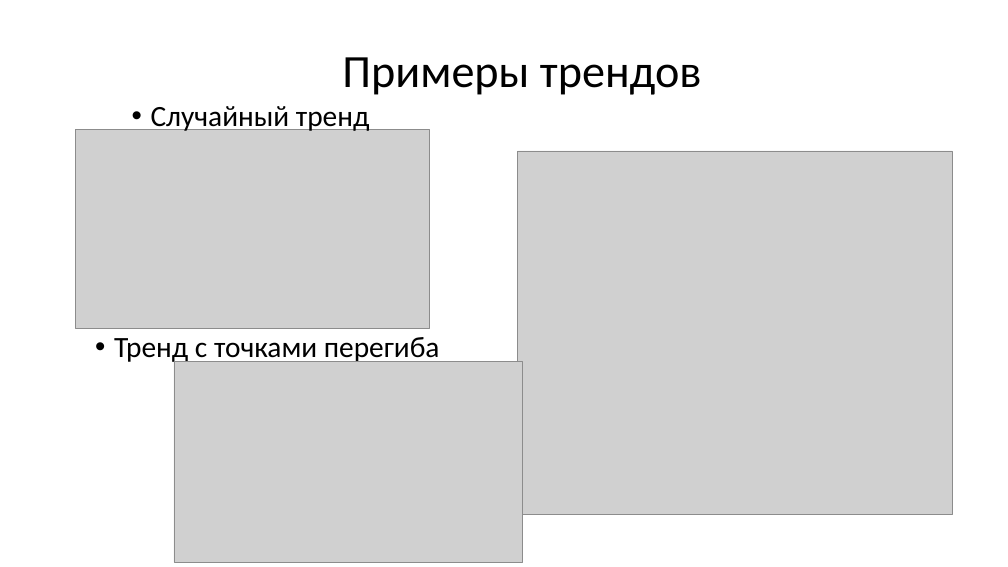
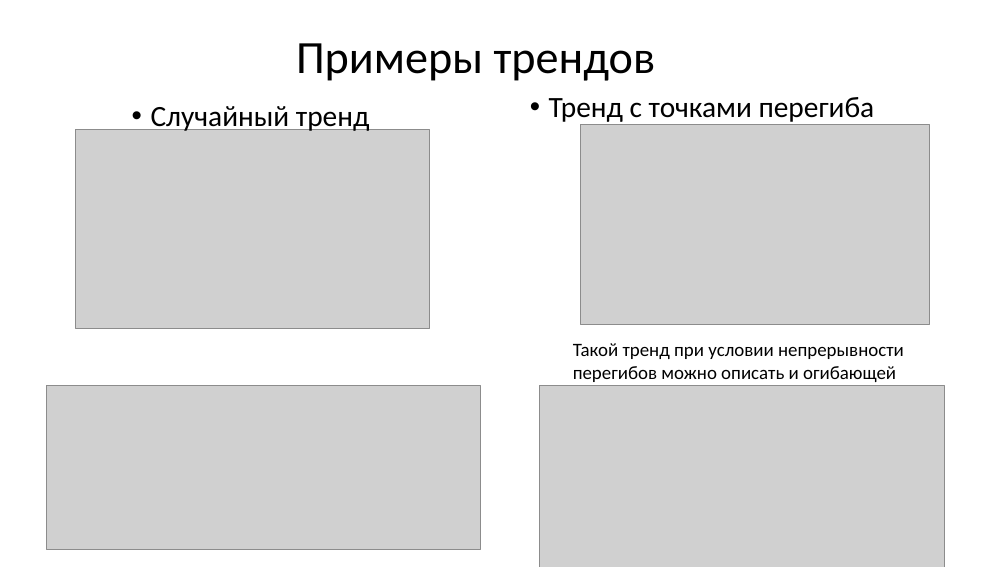
Before and after one commit to MVRonkin/TimeSeriesCourse, a slide deck: slide 13 of 2024/Lec/Юнит 2 - модели временных рядов.pptx. Drawn at 1008x567 pixels with LibreOffice and Linux fonts; fonts in the diff are those of the drawing; grey boxes stand for pictures. Boxes give left, top, right and bottom in pixels: in the first picture for what was removed or moved away, otherwise in the second. Text is boxed around its words. In the diff, an @@ line names an element or a change of style, - is before the commit and + after.

```diff
--- a/2024/Lec/Юнит 2 - модели временных рядов.pptx
+++ b/2024/Lec/Юнит 2 - модели временных рядов.pptx
@@ title "Примеры трендов": place and size @@
-title "Примеры трендов" at (342,57,702,95)
+title "Примеры трендов" at (296,43,656,81)
@@ text "Тренд с точками перегиба": place and size @@
-text "Тренд с точками перегиба" at (114,337,440,365)
+text "Тренд с точками перегиба" at (549,97,875,125)
@@ picture: place and size @@
-picture at (174,362,523,563)
+picture at (581,124,929,324)
@@ text added at (573,343,904,382), 18 pt, text #000000 @@
+Такой тренд при условии непрерывности перегибов можно описать и огибающей
@@ picture: place and size @@
-picture at (518,151,953,514)
+picture at (46,386,481,550)
@@ picture added at (540,386,944,567) @@
```
Also in this commit, not shown: 4 other slides changed, 6 slides removed, 22 other files.
